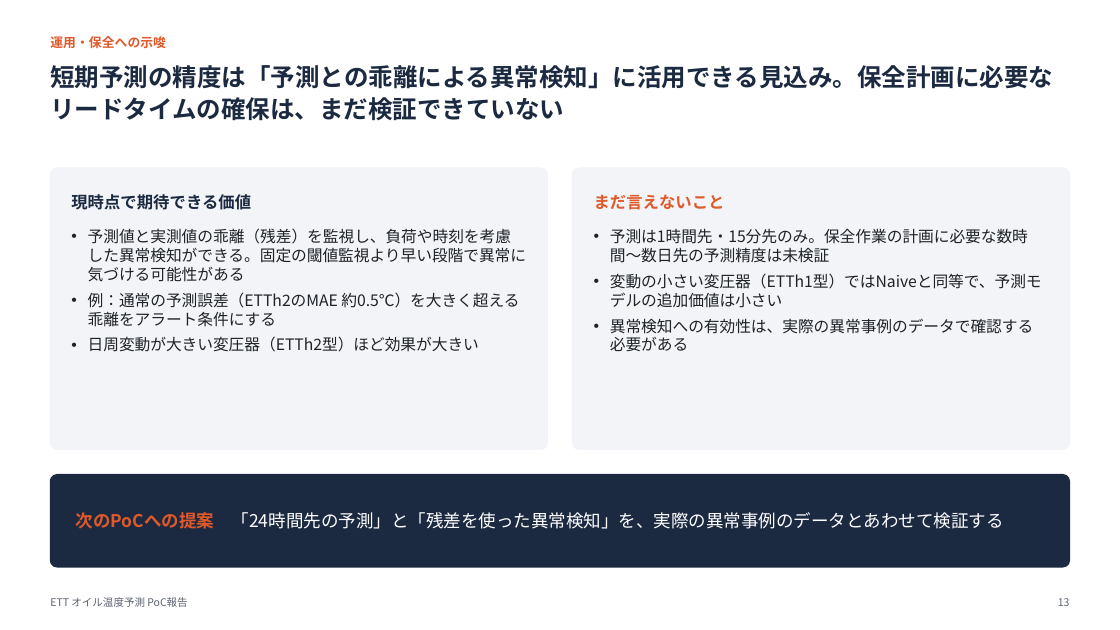
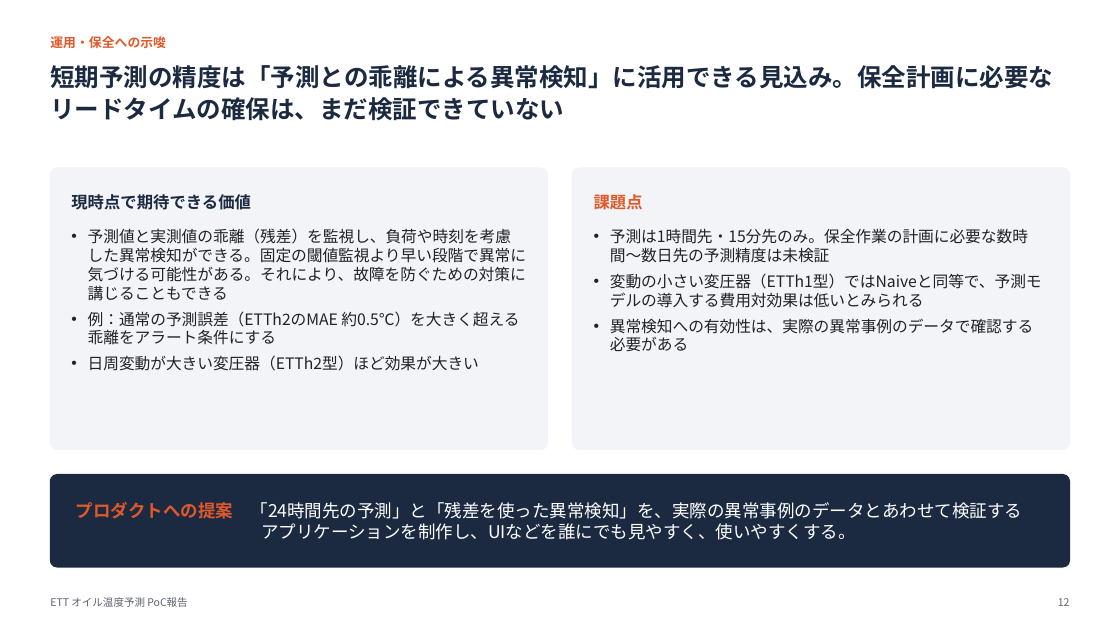
Before and after one commit to IPEC0624/PoC_ETT_clean, a slide deck: slide 12 of assignment-main/report/PoC_report.pptx (slide 13 before the commit). Drawn at 1120x630 pixels with LibreOffice and Linux fonts; fonts in the diff are those of the drawing. Boxes give left, top, right and bottom in pixels: in the first picture for what was removed or moved away, otherwise in the second. Text is boxed around its words. In the diff, an @@ line names an element or a change of style, - is before the commit and + after.

```diff
--- a/assignment-main/report/PoC_report.pptx
+++ b/assignment-main/report/PoC_report.pptx
@@ text at [594,194,643,210]: text changed @@
-まだ言えないこと
+課題点
@@ text at [88,228,526,301]: text changed @@
-• 予測値と実測値の乖離（残差）を監視し、負荷や時刻を考慮した異常検知ができる。固定の閾値監視より早い段階で異常に気づける可能性がある
+• 予測値と実測値の乖離（残差）を監視し、負荷や時刻を考慮した異常検知ができる。固定の閾値監視より早い段階で異常に気づける可能性がある。それにより、故障を防ぐための対策に講じることもできる
@@ text at [610,273,1042,308]: text changed @@
-• 変動の小さい変圧器（ETTh1型）ではNaiveと同等で、予測モデルの追加価値は小さい
+• 変動の小さい変圧器（ETTh1型）ではNaiveと同等で、予測モデルの導入する費用対効果は低いとみられる
@@ text at [76,502,1023,540]: text changed @@
-次のPoCへの提案 「24時間先の予測」と「残差を使った異常検知」を、実際の異常事例のデータとあわせて検証する
+プロダクトへの提案 「24時間先の予測」と「残差を使った異常検知」を、実際の異常事例のデータとあわせて検証する
+アプリケーションを制作し、UIなどを誰にでも見やすく、使いやすくする。
```
Also in this commit, not shown: 13 other slides changed, 1 slide removed, 1 other file.
